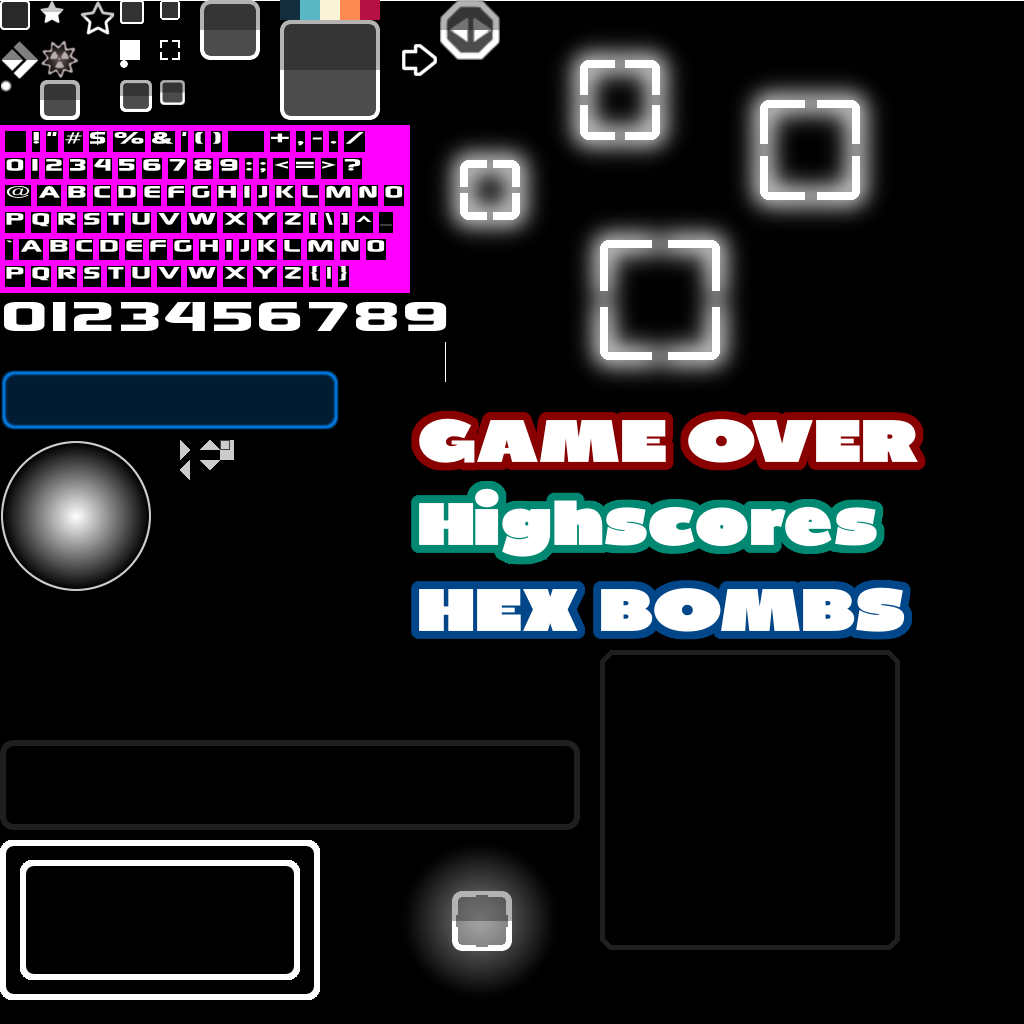
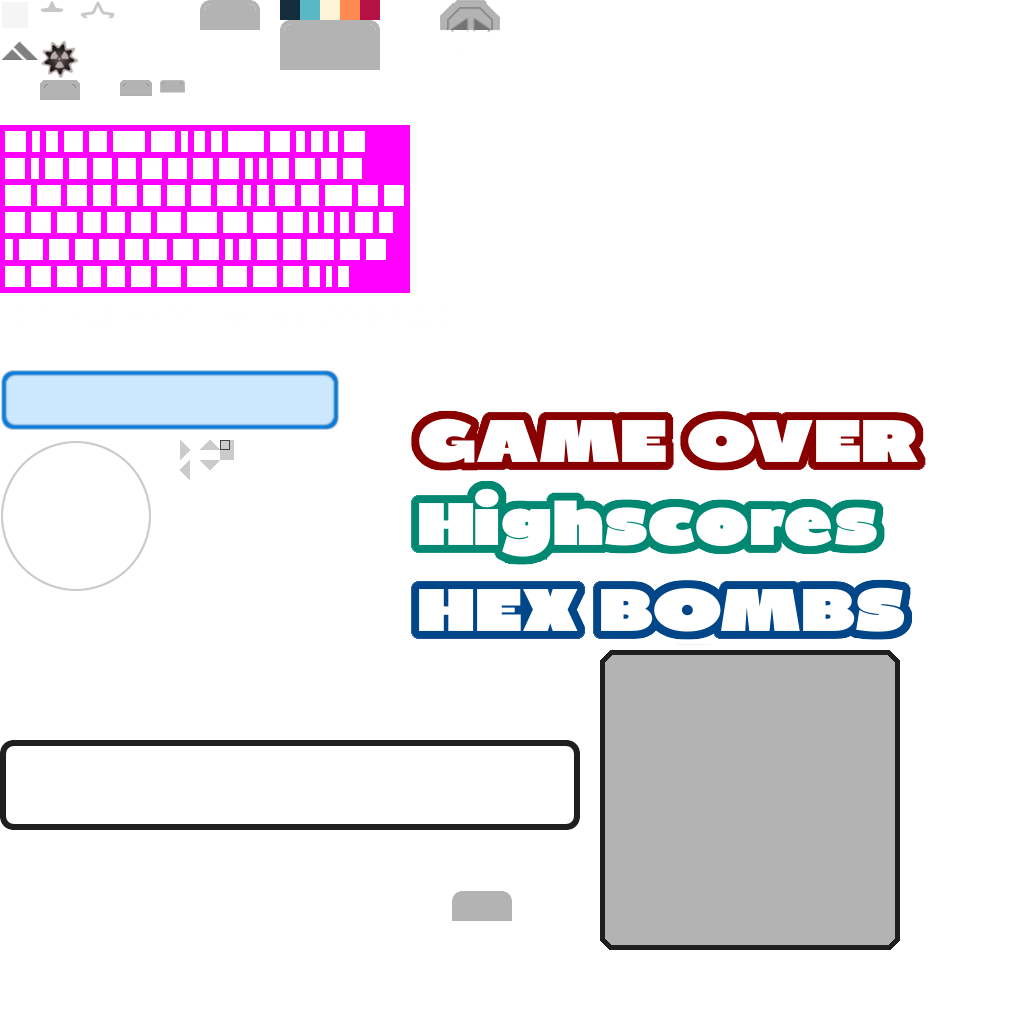
Layers edited between the first and the second (1024, 1024) image:
renamed "Alien Glow #2" to "Ebene #10", hid it, moved it above "Ebene #15", painted on it over <box>460,60,960,396</box>
hid "Ebene #6", painted on it over <box>0,240,773,1010</box>
painted on "Ebene #8" over <box>455,55,965,385</box>
added layer "Alien Glow #1" (75%) above "Alien Glows" over <box>784,204,996,416</box>
renamed "Alien Glow #1" to "Alien Glows", opacity 100% → 75%, painted on it over <box>424,24,896,396</box>
hid "Hintergrund" over <box>0,1,1024,1024</box>
